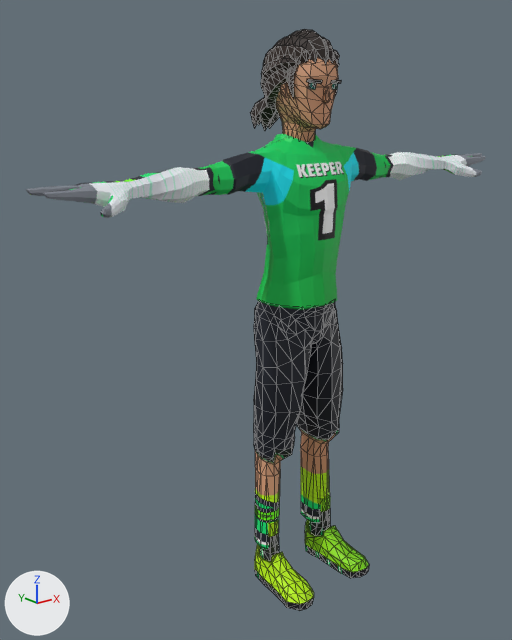
Renders of the glTF model assets/characters/keeper1.glb from each side of a commit.
Both versions are drawn from a camera (50 mm lens) standing at (-1.535, -1.748, 1.662) and looking at (-0.108, 0.036, 0.948). The lights are fixed; the arrows at lower left show +X, +Y and +Z. The first picture is the older version. Mesh edges are drawn as thin lines on the coarser meshes. Vertices at exactly the same position are counted once.

Names of what the first picture shows: 'Casual2_Body', 'Casual2_Feet', 'Casual2_Head', 'Casual2_Legs'.
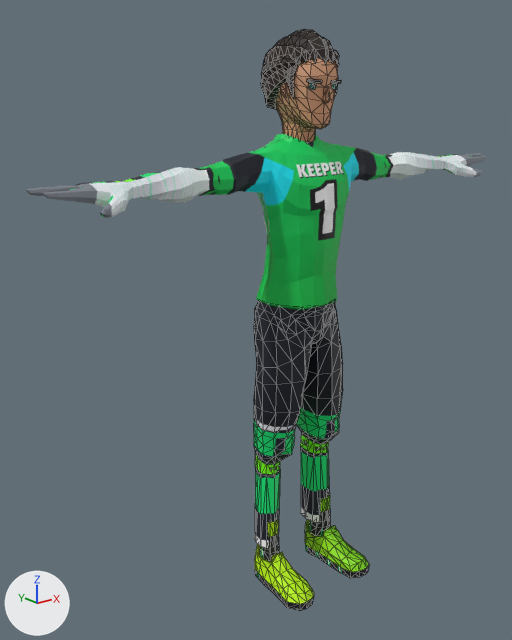
Location of each change, [x1, y1, x2, y2] in pixels of the pictures (512 x 640 px):
'Casual2_Head', reshaped (12% narrower): before [250, 29, 341, 142]; after [261, 29, 341, 142]
part 1 of me_cube_015, deleted: before [260, 107, 276, 131]
part 2 of me_cube_015, deleted: before [268, 110, 280, 129]
part 3 of me_cube_015, deleted: before [250, 97, 267, 128]
part 4 of me_cube_019, surface changed: [254, 405, 340, 549] in both

Patch to the scene script:
```diff
--- a/assets/characters/keeper1.glb.py
+++ b/assets/characters/keeper1.glb.py
@@ me_cube_015 @@
 # used by ob_casual2_head; location = (0.0, 0.0, 0.0)
-me_cube_015.from_pydata(...)  # 910 vertices, 1684 faces; spans x -0.112..0.112, y -0.17..0.168, z 1.506..1.857
+me_cube_015.from_pydata(...)  # 826 vertices, 1540 faces; spans x -0.112..0.112, y -0.17..0.088, z 1.506..1.857
+# me_cube_015 part 1: the loose piece of 21 vertices spanning x -0.037..0.034, y 0.034..0.133, z 1.557..1.683 is deleted
+# me_cube_015 part 2: the loose piece of 21 vertices spanning x -0.01..0.058, y 0.037..0.145, z 1.564..1.688 is deleted
+# me_cube_015 part 3: the loose piece of 21 vertices spanning x -0.051..0.005, y 0.035..0.156, z 1.566..1.689 is deleted
+# other edits to the shape of me_cube_015 do not show in these pictures
 me_cube_015.materials.append(mat_skin)
@@ me_cube_019 @@
 me_cube_019.from_pydata(...)  # 369 vertices, 734 faces; spans x -0.177..0.177, y -0.176..0.069, z 0.132..1.036
 # used by ob_casual2_legs; location = (0.0, 0.0, 0.0)
+# me_cube_019 part 4: texture (UV) coordinates of 734 of 734 faces, centred in x -0.172..0.172, y -0.174..0.065, z 0.133..1.036, changed; they spanned u 0.07..0.71, v 0.0..0.46 and now span u 0.08..0.46, v 0.02..0.46
 me_cube_019.materials.append(mat_lightblue)
```
